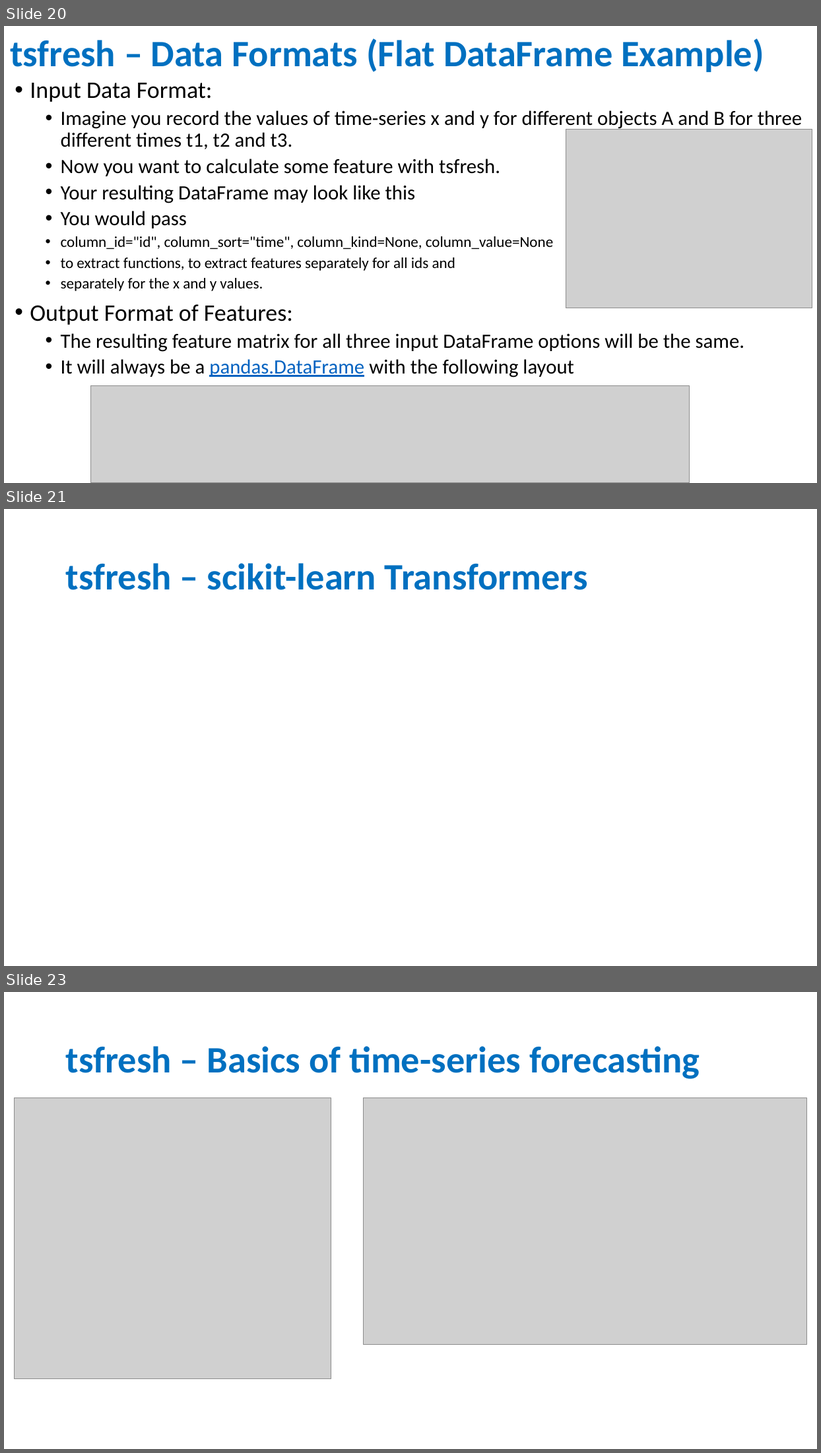
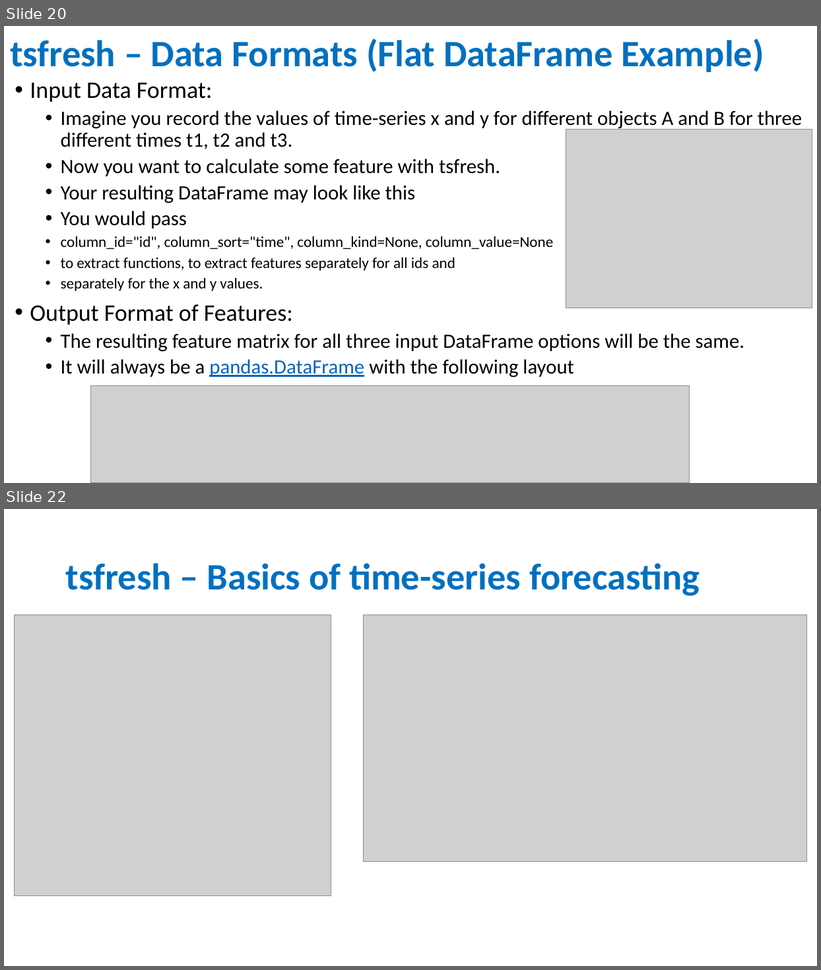
Before and after one commit to qingkaikong/SSA_Machine_Learning_2019, a slide deck: presentations/Feature_Engineering_ML_SSA19.pptx. Shown one above the other, each under a label of ours: slides 20, 21 and 23 before the commit, slides 20 and 22 after it; the slides between them are not shown. The pictures are 821x1453 and 821x970 pixels, drawn with LibreOffice and Linux fonts; fonts in the diff are those of the drawing; grey boxes stand for pictures. Boxes give left, top, right and bottom in pixels: in the first picture for what was removed or moved away, otherwise in the second. Text is boxed around its words. In the diff, an @@ line names an element or a change of style, - is before the commit and + after.

```diff
--- a/presentations/Feature_Engineering_ML_SSA19.pptx
+++ b/presentations/Feature_Engineering_ML_SSA19.pptx
@@ slide 21 removed at (4,509,817,966), background #FFFFFF @@
@@ title removed at (66,563,588,590) @@
-tsfresh – scikit-learn Transformers
@@ what was slide 23 is now slide 22 @@
```
Also in this commit, not shown: 2 slides changed, 1 slide added, 1 other slide removed, 4 other files.
